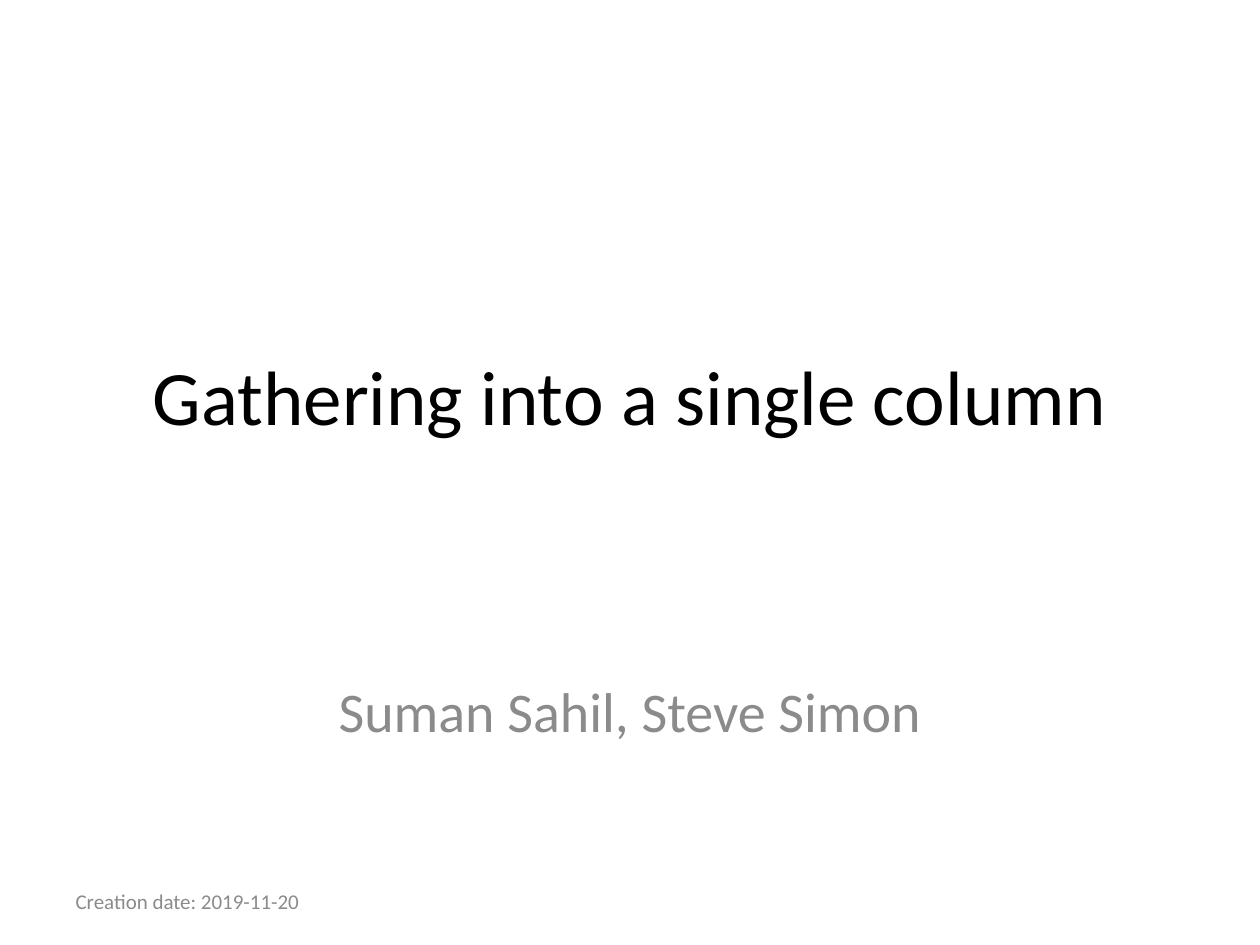
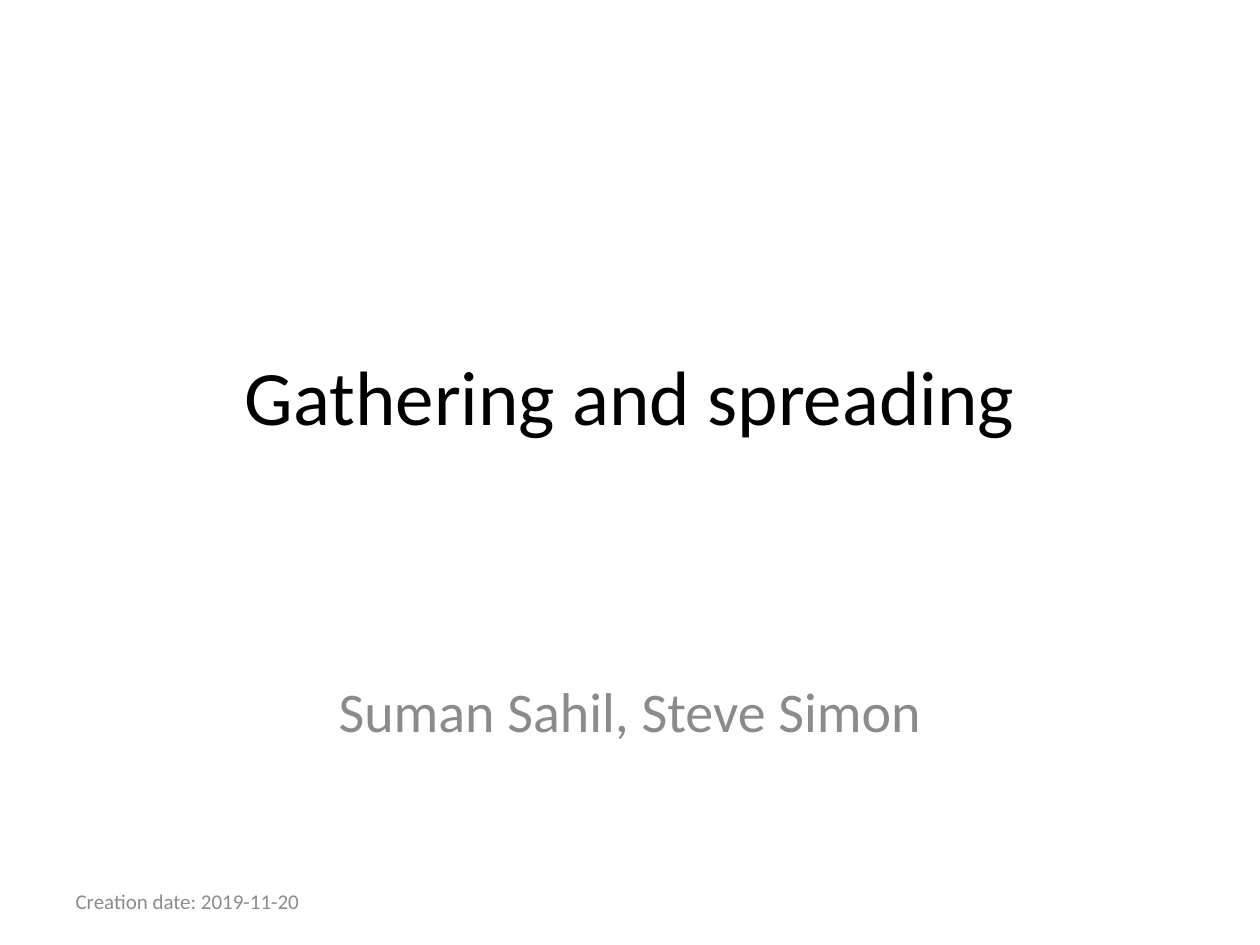
Before and after one commit to pmean/introduction-to-sql, a slide deck: slide 1 of module15-gathering-and-spreading/gather.pptx. Drawn at 1260x945 pixels with LibreOffice and Linux fonts; fonts in the diff are those of the drawing. Boxes give left, top, right and bottom in pixels: in the first picture for what was removed or moved away, otherwise in the second. Text is boxed around its words. In the diff, an @@ line names an element or a change of style, - is before the commit and + after.

```diff
--- a/module15-gathering-and-spreading/gather.pptx
+++ b/module15-gathering-and-spreading/gather.pptx
@@ title at bbox=[245, 371, 1014, 439]: text changed @@
-Gathering into a single column
+Gathering and spreading
```
Also in this commit, not shown: 6 other slides changed, 8 slides added, 5 other files.
